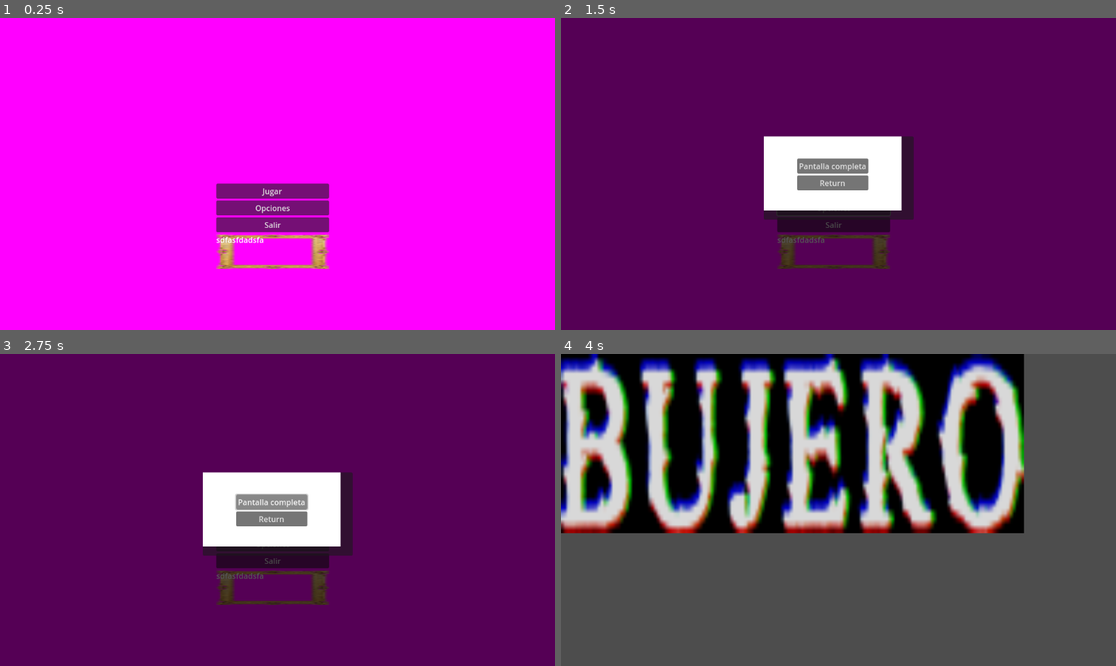
Above: before the commit, frames 1-4 (two rows, left to right).
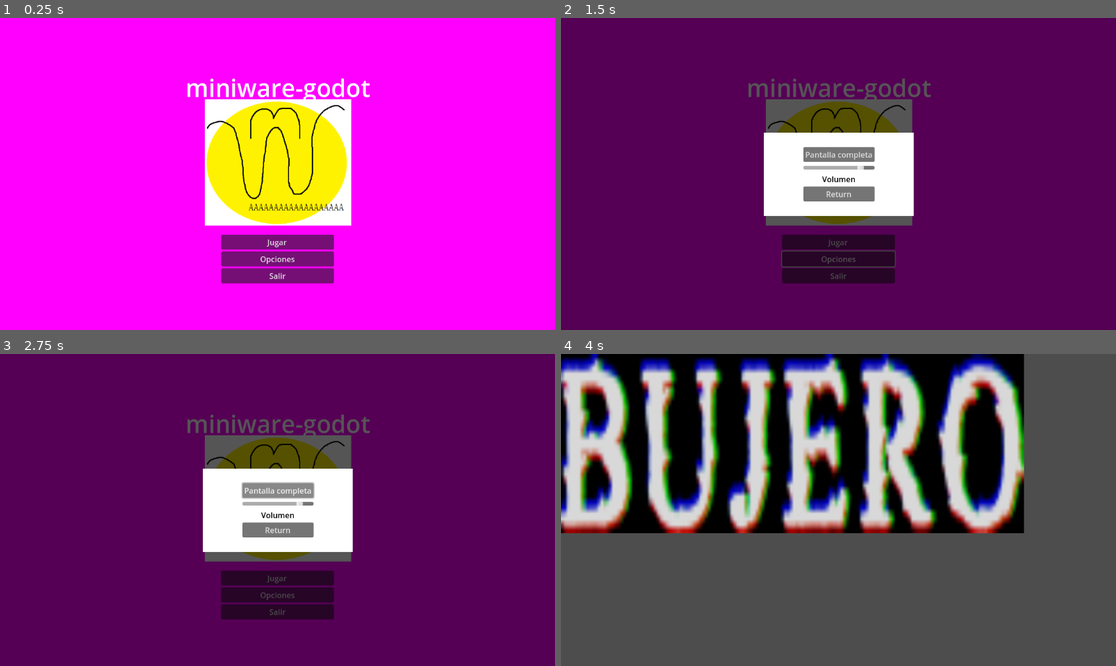
Above: after the commit, the same moments.

Repository: abbonno/mini-ware
Game: Godot game, scene res://scenes/title.tscn
Two runs of this game, one before a commit and one after it. Both use one fixed random seed, a clock stepped at 60 frames per second and the inputs below. Before the commit the project starts from res://title.tscn.
Inputs (mouse positions are in pixels of both pictures, inside the frame that each line leads up to):
- Up to frame 1 (0.25 s): no input
- Up to frame 2 (1.5 s): click "Opciones" at 0.5 s; click (832, 252) at 1.25 s, where only the run before the commit has a clickable "sdfasfdadsfa"
- Up to frame 3 (2.75 s): click "Pantalla completa" at 2 s
- Up to frame 4 (4 s): click "Return" at 2.75 s; click "Jugar" at 3.5 s

The runs differ from the first frame. In frame 1, 15% of the frame differs, in the area x 33-67%, y 19-86%; in frame 2, 11%; in frame 3, 11%; in frame 4, nothing differs.

Commit message:
Titulo y opciones funcionales

Diff:
--- /dev/null
+++ b/godot/config/settings.cfg
@@ -0,0 +1,7 @@
+[video]
+
+fullscreen=false
+
+[audio]
+
+music_volume=0.848
--- /dev/null
+++ b/godot/others/background.gdshader
@@ -0,0 +1,11 @@
+shader_type canvas_item;
+
+//Puedes editar este shader y habilitar el BackgroundAnimatedShader para hacer un fondo animado básico
+void fragment() {
+    vec2 uv = UV;
+    float t = sin(TIME * 0.5) * 0.5 + 0.5; // Animación de color
+    vec3 color1 = vec3(0.1, 0.4, 0.8);  // Azul
+    vec3 color2 = vec3(0.8, 0.4, 0.1);  // Naranja
+    vec3 color = mix(color1, color2, t); // Mezcla animada
+    COLOR = vec4(color, 1.0);
+}
--- /dev/null
+++ b/godot/others/default_bus_layout.tres
@@ -0,0 +1,16 @@
+[gd_resource type="AudioBusLayout" format=3 uid="uid://b326xy0ewthel"]
+
+[resource]
+bus/0/volume_db = -18.9844
+bus/1/name = &"Music"
+bus/1/solo = false
+bus/1/mute = false
+bus/1/bypass_fx = false
+bus/1/volume_db = 0.0
+bus/1/send = &"Master"
+bus/2/name = &"SFX"
+bus/2/solo = false
+bus/2/mute = false
+bus/2/bypass_fx = false
+bus/2/volume_db = 0.0
+bus/2/send = &"Master"
--- a/godot/project.godot
+++ b/godot/project.godot
@@ -11,9 +11,13 @@
 [application]
 
 config/name="miniware-godot"
-run/main_scene="res://title.tscn"
+run/main_scene="res://scenes/title.tscn"
 config/features=PackedStringArray("4.3", "GL Compatibility")
 config/icon="res://icon.svg"
+
+[audio]
+
+buses/default_bus_layout="res://others/default_bus_layout.tres"
 
 [rendering]
 
--- /dev/null
+++ b/godot/scenes/options.tscn
@@ -0,0 +1,80 @@
+[gd_scene load_steps=3 format=3 uid="uid://dcbrl5miuvflu"]
+
+[ext_resource type="Script" path="res://scripts/options.gd" id="1_8ddlt"]
+
+[sub_resource type="LabelSettings" id="LabelSettings_yj86k"]
+font_color = Color(0, 0, 0, 1)
+
+[node name="Options" type="Control"]
+layout_mode = 3
+anchors_preset = 15
+anchor_right = 1.0
+anchor_bottom = 1.0
+grow_horizontal = 2
+grow_vertical = 2
+script = ExtResource("1_8ddlt")
+
+[node name="ShadowBackground" type="ColorRect" parent="."]
+layout_mode = 1
+anchors_preset = 15
+anchor_right = 1.0
+anchor_bottom = 1.0
+grow_horizontal = 2
+grow_vertical = 2
+color = Color(0, 0, 0, 0.666667)
+
+[node name="OptionsPanel" type="Panel" parent="."]
+layout_mode = 1
+anchors_preset = 8
+anchor_left = 0.5
+anchor_top = 0.5
+anchor_right = 0.5
+anchor_bottom = 0.5
+offset_left = -155.5
+offset_top = -86.5
+offset_right = 155.5
+offset_bottom = 86.5
+grow_horizontal = 2
+grow_vertical = 2
+
+[node name="OptionsBackground" type="ColorRect" parent="OptionsPanel"]
+layout_mode = 1
+anchors_preset = 15
+anchor_right = 1.0
+anchor_bottom = 1.0
+grow_horizontal = 2
+grow_vertical = 2
+
+[node name="OptionsButtonContainer" type="VBoxContainer" parent="OptionsPanel/OptionsBackground"]
+layout_mode = 1
+anchors_preset = 8
+anchor_left = 0.5
+anchor_top = 0.5
+anchor_right = 0.5
+anchor_bottom = 0.5
+offset_left = -74.0
+offset_top = -43.0
+offset_right = 74.0
+offset_bottom = 43.0
+grow_horizontal = 2
+grow_vertical = 2
+
+[node name="FullScreenButton" type="Button" parent="OptionsPanel/OptionsBackground/OptionsButtonContainer"]
+layout_mode = 2
+text = "Pantalla completa"
+
+[node name="VolumeSlider" type="HSlider" parent="OptionsPanel/OptionsBackground/OptionsButtonContainer"]
+layout_mode = 2
+max_value = 1.0
+step = 0.001
+value = 1.0
+
+[node name="VolumeLabel" type="Label" parent="OptionsPanel/OptionsBackground/OptionsButtonContainer"]
+layout_mode = 2
+text = "Volumen"
+label_settings = SubResource("LabelSettings_yj86k")
+horizontal_alignment = 1
+
+[node name="OptionsReturnButton" type="Button" parent="OptionsPanel/OptionsBackground/OptionsButtonContainer"]
+layout_mode = 2
+text = "Return"
--- /dev/null
+++ b/godot/scenes/title.tscn
@@ -0,0 +1,128 @@
+[gd_scene load_steps=9 format=3 uid="uid://c56tlih7seaxm"]
+
+[ext_resource type="Script" path="res://scripts/title.gd" id="1_wdayv"]
+[ext_resource type="Texture2D" uid="uid://dnktfnvy6g2ad" path="res://Public/Img/buttonTextureNormal.png" id="2_grhxi"]
+[ext_resource type="Shader" path="res://others/background.gdshader" id="2_ydj8f"]
+[ext_resource type="Texture2D" uid="uid://c81yjo50offib" path="res://Public/Img/buttonTextureHover.png" id="3_bnry2"]
+[ext_resource type="PackedScene" uid="uid://dcbrl5miuvflu" path="res://scenes/options.tscn" id="4_u7bnj"]
+
+[sub_resource type="ShaderMaterial" id="ShaderMaterial_7kv1f"]
+shader = ExtResource("2_ydj8f")
+
+[sub_resource type="ViewportTexture" id="ViewportTexture_sbfx6"]
+
+[sub_resource type="LabelSettings" id="LabelSettings_kbful"]
+font_size = 50
+
+[node name="Title" type="Control"]
+layout_mode = 3
+anchors_preset = 15
+anchor_right = 1.0
+anchor_bottom = 1.0
+grow_horizontal = 2
+grow_vertical = 2
+script = ExtResource("1_wdayv")
+
+[node name="BackgroundAnimatedShader" type="ColorRect" parent="."]
+visible = false
+material = SubResource("ShaderMaterial_7kv1f")
+layout_mode = 1
+anchors_preset = 15
+anchor_right = 1.0
+anchor_bottom = 1.0
+grow_horizontal = 2
+grow_vertical = 2
+color = Color(0.00775083, 0.0113595, 0.0183248, 1)
+
+[node name="Background" type="TextureRect" parent="."]
+layout_mode = 1
+anchors_preset = 15
+anchor_right = 1.0
+anchor_bottom = 1.0
+grow_horizontal = 2
+grow_vertical = 2
+texture = SubResource("ViewportTexture_sbfx6")
+expand_mode = 2
+
+[node name="TitleLabel" type="Label" parent="."]
+layout_mode = 1
+anchors_preset = 5
+anchor_left = 0.5
+anchor_right = 0.5
+offset_left = -133.5
+offset_top = 110.0
+offset_right = 133.5
+offset_bottom = 179.0
+grow_horizontal = 2
+text = "BALATRO 2"
+label_settings = SubResource("LabelSettings_kbful")
+
+[node name="Panel" type="Panel" parent="."]
+layout_mode = 1
+anchors_preset = 8
+anchor_left = 0.5
+anchor_top = 0.5
+anchor_right = 0.5
+anchor_bottom = 0.5
+offset_left = -99.0
+offset_top = -124.0
+offset_right = 101.0
+offset_bottom = 76.0
+grow_horizontal = 2
+grow_vertical = 2
+
+[node name="Logo" type="TextureRect" parent="Panel"]
+layout_mode = 1
+anchors_preset = 15
+anchor_right = 1.0
+anchor_bottom = 1.0
+grow_horizontal = 2
+grow_vertical = 2
+
+[node name="ButtonContainer" type="VBoxContainer" parent="."]
+layout_mode = 1
+anchors_preset = 7
+anchor_left = 0.5
+anchor_top = 1.0
+anchor_right = 0.5
+anchor_bottom = 1.0
+offset_left = -117.0
+offset_top = -262.0
+offset_right = 117.0
+offset_bottom = -32.0
+grow_horizontal = 2
+grow_vertical = 0
+alignment = 1
+
+[node name="PlayButton" type="Button" parent="ButtonContainer"]
+layout_mode = 2
+text = "Jugar"
+
+[node name="OptionsButton" type="Button" parent="ButtonContainer"]
+layout_mode = 2
+text = "Opciones"
+
+[node name="ExitButton" type="Button" parent="ButtonContainer"]
+layout_mode = 2
+text = "Salir"
+
+[node name="TextureButton" type="TextureButton" parent="ButtonContainer"]
+visible = false
+layout_mode = 2
+texture_normal = ExtResource("2_grhxi")
+texture_hover = ExtResource("3_bnry2")
+stretch_mode = 0
+
+[node name="Label" type="Label" parent="ButtonContainer/TextureButton"]
+layout_mode = 0
+offset_right = 40.0
+offset_bottom = 23.0
+text = "sdfasfdadsfa"
+
+[node name="Options" parent="." instance=ExtResource("4_u7bnj")]
+visible = false
+layout_mode = 1
+
+[node name="MusicPlayer" type="AudioStreamPlayer" parent="."]
+autoplay = true
+bus = &"Music"
--- /dev/null
+++ b/godot/scripts/options.gd
@@ -0,0 +1,35 @@
+extends Control
+
+signal close_options #para cerrar la pantalla de opciones desde cualquier escena
+
+@onready var fullscreen = $OptionsPanel/OptionsBackground/OptionsButtonContainer/FullScreenButton
+@onready var volume = $OptionsPanel/OptionsBackground/OptionsButtonContainer/VolumeSlider
+@onready var returnButton = $OptionsPanel/OptionsBackground/OptionsButtonContainer/OptionsReturnButton
+var config = ConfigFile.new()
+var bus_index : int
+
+func _ready():
+	# Cargar elementos visuales
+	returnButton.connect("pressed", Callable(self, "_on_button_pressed").bind(returnButton.name))
+	fullscreen.connect("pressed", Callable(self, "_on_button_pressed").bind(fullscreen.name))
+
+	# Cargar elementos de audio
+	if config.load("res://config/settings.cfg") == OK:
+		var volume_value = config.get_value("audio", "music_volume", 0.5)
+		volume.value = volume_value  # Actualiza el slider
+	volume.value_changed.connect(_on_volume_slider_value_changed)
+	bus_index = AudioServer.get_bus_index("Music")
+
+func _on_button_pressed(button_name):
+	match button_name:
+		"OptionsReturnButton":
+			close_options.emit() #Recordar mandarlo al nodo que lo llama (ya sea el título o alguna otra parte del juego)
+		"FullScreenButton":
+			DisplayServer.window_set_mode(DisplayServer.WINDOW_MODE_FULLSCREEN if not DisplayServer.window_get_mode() == DisplayServer.WINDOW_MODE_FULLSCREEN else DisplayServer.WINDOW_MODE_WINDOWED)
+			config.set_value("video", "fullscreen", DisplayServer.window_get_mode() == DisplayServer.WINDOW_MODE_FULLSCREEN)
+			config.save("res://config/settings.cfg")
+
+func _on_volume_slider_value_changed(value):
+	AudioServer.set_bus_volume_db(bus_index, linear_to_db(value))
+	config.set_value("audio", "music_volume", volume.value)
+	config.save("res://config/settings.cfg")
--- a/godot/title.gd
+++ b/godot/scripts/title.gd
@@ -1,19 +1,36 @@
 extends Control
 
+@onready var title = $Title
 @onready var music_player = $MusicPlayer
 @onready var bg_texture = $Background
 @onready var button_container = $ButtonContainer
 @onready var options = $Options
+@onready var titleLabel = $TitleLabel
+@onready var logo = $Panel/Logo
 
 const BACKGROUND_PATH = "res://Public/Img/background.jpg"
+const LOGO_PATH = "res://Public/Img/logo.png"
 const MUSIC_PATH = "res://Public/Music/titleTheme.ogg"
 const BUTTON_TEXTURE = "res://Public/Img/buttonTextureNormal.png"
 
+var project_name = ProjectSettings.get("application/config/name") # Modificar si se quiere cambiar el nombre del juego
+
 func _ready():
+	var config = ConfigFile.new()
+	if config.load("res://config/settings.cfg") == OK:
+		var fullscreen = config.get_value("video", "fullscreen", false)
+		DisplayServer.window_set_mode(DisplayServer.WINDOW_MODE_FULLSCREEN if fullscreen else DisplayServer.WINDOW_MODE_WINDOWED)
+		var volume = config.get_value("audio", "music_volume", 0.5)
+		AudioServer.set_bus_volume_db(AudioServer.get_bus_index("Music"), linear_to_db(volume))
+
+	titleLabel.text = project_name
 	options.visible = false
+	options.close_options.connect(_on_close_options)
+	if FileAccess.file_exists(LOGO_PATH):
+		var texture = load(LOGO_PATH)
+		logo.texture = texture
 	if FileAccess.file_exists(BACKGROUND_PATH):
 		var texture = load(BACKGROUND_PATH)
-		print(texture.get_size().x)
 		bg_texture.texture = texture
 	if FileAccess.file_exists(MUSIC_PATH):
 		var music = load(MUSIC_PATH)
@@ -23,10 +40,7 @@
 
 	for button in button_container.get_children():
 		button.connect("pressed", Callable(self, "_on_button_pressed").bind(button.name))
-	$Options/Panel/ColorRect/VBoxContainer/Return.connect("pressed", Callable(self, "_on_button_pressed").bind($Options/Panel/ColorRect/VBoxContainer/Return.name))
-	$Options/Panel/ColorRect/VBoxContainer/FullScreen.connect("pressed", Callable(self, "_on_button_pressed").bind($Options/Panel/ColorRect/VBoxContainer/FullScreen.name))
 
-# Manejar la lógica de los botones
 func _on_button_pressed(button_name):
 	print(button_name)
 	match button_name:
@@ -36,11 +50,6 @@
 			show_options()
 		"ExitButton":
 			get_tree().quit()
-		"Return":
-			options.visible = false
-		"FullScreen":
-			DisplayServer.window_set_mode(DisplayServer.WINDOW_MODE_FULLSCREEN if not DisplayServer.window_get_mode() == DisplayServer.WINDOW_MODE_FULLSCREEN else DisplayServer.WINDOW_MODE_WINDOWED)
-
 
 # Función para iniciar el juego
 func start_game():
@@ -51,3 +60,6 @@
 func show_options():
 	print("Abrir menú de opciones...")
 	options.visible = true
+
+func _on_close_options():
+	options.visible = false
--- a/godot/title.tscn
+++ /dev/null
@@ -1,96 +0,0 @@
-[gd_scene load_steps=5 format=3 uid="uid://c56tlih7seaxm"]
-
-[ext_resource type="Script" path="res://title.gd" id="1_wdayv"]
-[ext_resource type="Texture2D" uid="uid://dnktfnvy6g2ad" path="res://Public/Img/buttonTextureNormal.png" id="2_grhxi"]
-[ext_resource type="Texture2D" uid="uid://c81yjo50offib" path="res://Public/Img/buttonTextureHover.png" id="3_bnry2"]
-
-[sub_resource type="ViewportTexture" id="ViewportTexture_sbfx6"]
-
-[node name="Title" type="Control"]
-layout_mode = 3
-anchors_preset = 15
-anchor_right = 1.0
-anchor_bottom = 1.0
-grow_horizontal = 2
-grow_vertical = 2
-script = ExtResource("1_wdayv")
-
-[node name="Background" type="TextureRect" parent="."]
-layout_mode = 0
-offset_right = 1152.0
-offset_bottom = 648.0
-texture = SubResource("ViewportTexture_sbfx6")
-expand_mode = 2
-
-[node name="ButtonContainer" type="VBoxContainer" parent="."]
-layout_mode = 0
-offset_left = 449.0
-offset_top = 318.0
-offset_right = 683.0
-offset_bottom = 548.0
-alignment = 1
-
-[node name="PlayButton" type="Button" parent="ButtonContainer"]
-layout_mode = 2
-text = "Jugar"
-
-[node name="OptionsButton" type="Button" parent="ButtonContainer"]
-layout_mode = 2
-text = "Opciones"
-
-[node name="ExitButton" type="Button" parent="ButtonContainer"]
-layout_mode = 2
-text = "Salir"
-
-[node name="TextureButton" type="TextureButton" parent="ButtonContainer"]
-layout_mode = 2
-texture_normal = ExtResource("2_grhxi")
-texture_hover = ExtResource("3_bnry2")
-stretch_mode = 0
-
-[node name="Label" type="Label" parent="ButtonContainer/TextureButton"]
-layout_mode = 0
-offset_right = 40.0
-offset_bottom = 23.0
-text = "sdfasfdadsfa"
-
-[node name="Options" type="Control" parent="."]
-anchors_preset = 0
-offset_right = 40.0
-offset_bottom = 40.0
-
-[node name="ColorRect" type="ColorRect" parent="Options"]
-layout_mode = 0
-offset_right = 1153.0
-offset_bottom = 650.0
-color = Color(0, 0, 0, 0.666667)
-
-[node name="Panel" type="Panel" parent="Options"]
-layout_mode = 0
-offset_left = 421.0
-offset_top = 246.0
-offset_right = 732.0
-offset_bottom = 419.0
-
-[node name="ColorRect" type="ColorRect" parent="Options/Panel"]
-layout_mode = 0
-offset_right = 286.0
-offset_bottom = 154.0
-
-[node name="VBoxContainer" type="VBoxContainer" parent="Options/Panel/ColorRect"]
-layout_mode = 0
-offset_left = 69.0
-offset_top = 46.0
-offset_right = 217.0
-offset_bottom = 86.0
-
-[node name="FullScreen" type="Button" parent="Options/Panel/ColorRect/VBoxContainer"]
-layout_mode = 2
-text = "Pantalla completa"
-
-[node name="Return" type="Button" parent="Options/Panel/ColorRect/VBoxContainer"]
-layout_mode = 2
-text = "Return"
-
-[node name="MusicPlayer" type="AudioStreamPlayer" parent="."]
-autoplay = true
Binary file added: godot/Public/Img/logo.png
Not shown, added: godot/Public/Img/logo.png.import
Not shown, added: godot/optFDFB.tmp
